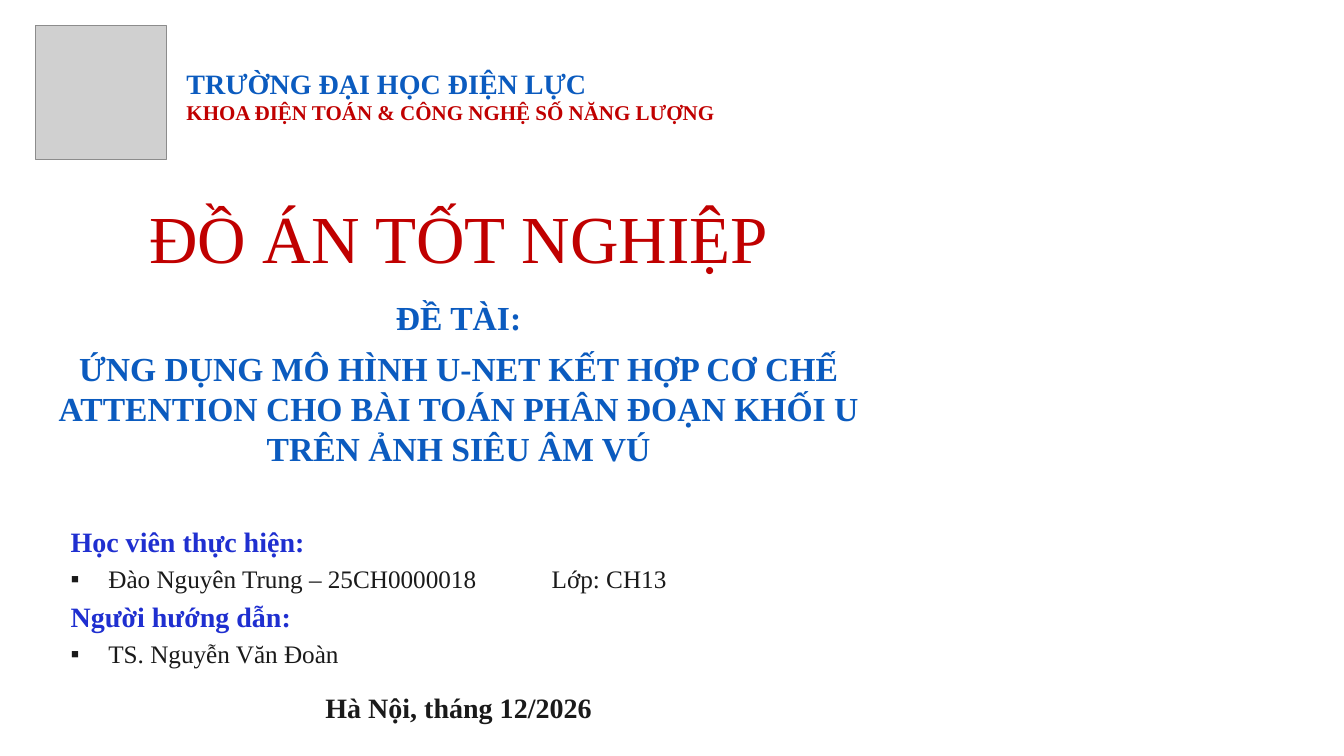
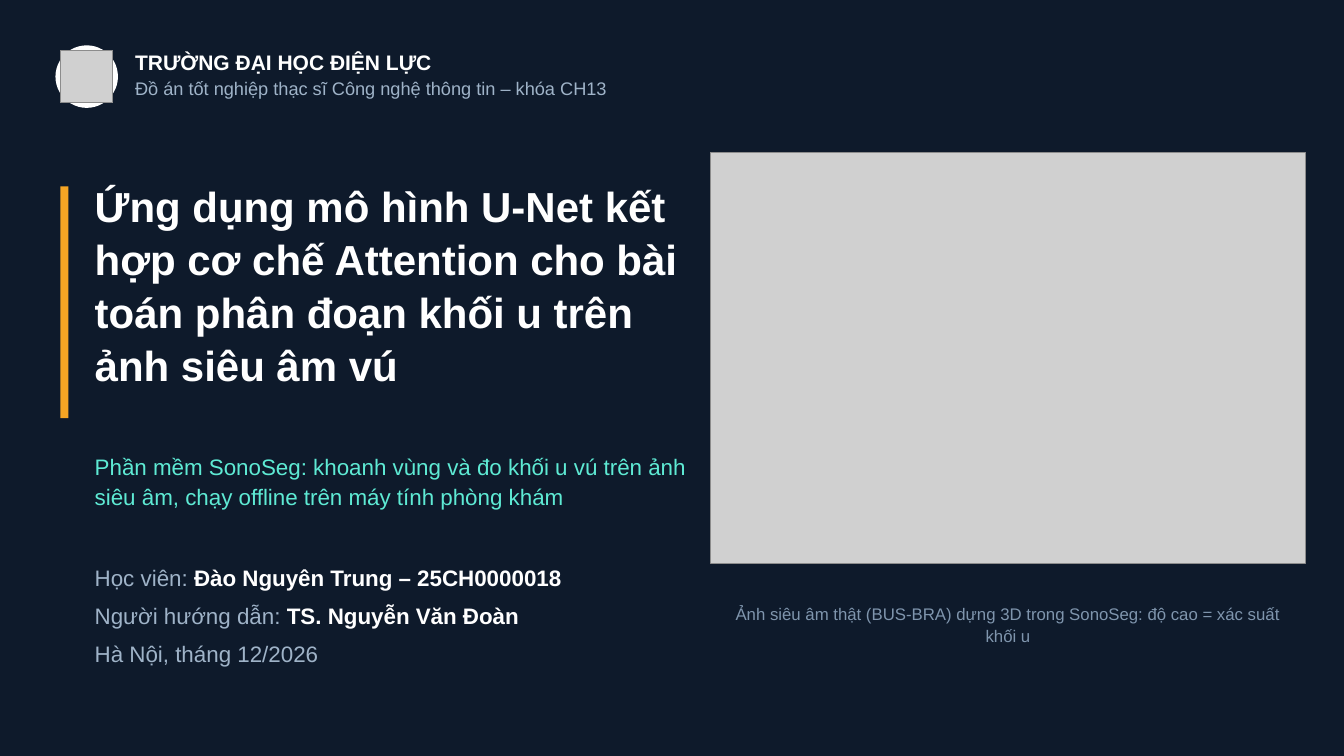
Before and after one commit to trungnguyen107/Medical-image-segmentation-breast-ultrasound-unet-attention, a slide deck: slide 1 of docs/Slide_bao_cao_DATN_U-Net_Attention.pptx. Drawn at 1344x756 pixels with LibreOffice and Linux fonts; fonts in the diff are those of the drawing; grey boxes stand for pictures; background and template pictures are left out. Boxes give left, top, right and bottom in pixels: in the first picture for what was removed or moved away, otherwise in the second. Text is boxed around its words. In the diff, an @@ line names an element or a change of style, - is before the commit and + after.

```diff
--- a/docs/Slide_bao_cao_DATN_U-Net_Attention.pptx
+++ b/docs/Slide_bao_cao_DATN_U-Net_Attention.pptx
@@ rectangle added at box(0, 0, 1344, 756), fill #0E1A2B @@
@@ ellipse added at box(55, 45, 118, 108), fill #FFFFFF @@
@@ picture: place and size @@
-picture at box(35, 25, 166, 159)
+picture at box(60, 50, 113, 103)
@@ text "TRƯỜNG ĐẠI HỌC ĐIỆN LỰC": place and size @@
-text "TRƯỜNG ĐẠI HỌC ĐIỆN LỰC" at box(186, 72, 714, 124)
+text "TRƯỜNG ĐẠI HỌC ĐIỆN LỰC" at box(135, 54, 606, 99)
@@ text "TRƯỜNG ĐẠI HỌC ĐIỆN LỰC" at box(135, 54, 606, 99): vertical alignment middle to top @@
@@ text at box(135, 54, 431, 74): size 20 to 15 pt, font Times New Roman to Arial, text colour #0B5BBF to #FFFFFF in "TRƯỜNG ĐẠI HỌC ĐIỆN LỰC"; line spacing 1 to 1.1 @@
@@ text at box(135, 81, 606, 99): text changed; size 15 to 13 pt; font Times New Roman to Arial; text colour #C00000 to #9FB3C8; bold off @@
-KHOA ĐIỆN TOÁN & CÔNG NGHỆ SỐ NĂNG LƯỢNG
+Đồ án tốt nghiệp thạc sĩ Công nghệ thông tin – khóa CH13
@@ picture added at box(711, 152, 1306, 564) @@
@@ rectangle added at box(60, 187, 69, 418), fill #F5A524 @@
@@ text at box(95, 189, 677, 382): text changed; size 24 to 30 pt; font Times New Roman to Arial; text colour #0B5BBF to #FFFFFF @@
-ỨNG DỤNG MÔ HÌNH U-NET KẾT HỢP CƠ CHẾ ATTENTION CHO BÀI TOÁN PHÂN ĐOẠN KHỐI U TRÊN ẢNH SIÊU ÂM VÚ
+Ứng dụng mô hình U-Net kết hợp cơ chế Attention cho bài toán phân đoạn khối u trên ảnh siêu âm vú
@@ text removed at box(149, 211, 768, 274) @@
-ĐỒ ÁN TỐT NGHIỆP
@@ text removed at box(396, 304, 521, 331) @@
-ĐỀ TÀI:
@@ text added at box(95, 457, 685, 510), 16 pt, text #5EEAD4 @@
+Phần mềm SonoSeg: khoanh vùng và đo khối u vú trên ảnh siêu âm, chạy offline trên máy tính phòng khám
@@ text at box(95, 569, 561, 667): text changed; size 18 to 16 pt; font Times New Roman to Arial; text colour #1A1A1A to #FFFFFF; bold on @@
-Học viên thực hiện:
-▪ Đào Nguyên Trung – 25CH0000018 Lớp: CH13
-Người hướng dẫn:
-▪ TS. Nguyễn Văn Đoàn
+Học viên: Đào Nguyên Trung – 25CH0000018
+Người hướng dẫn: TS. Nguyễn Văn Đoàn
+Hà Nội, tháng 12/2026
@@ text added at box(736, 606, 1280, 642), 12 pt, text #7F95AD @@
+Ảnh siêu âm thật (BUS-BRA) dựng 3D trong SonoSeg: độ cao = xác suất khối u
@@ text removed at box(325, 698, 592, 724) @@
-Hà Nội, tháng 12/2026
```
Also in this commit, not shown: 1 other slide changed, 15 slides added, 14 slides removed, 1 other file.
